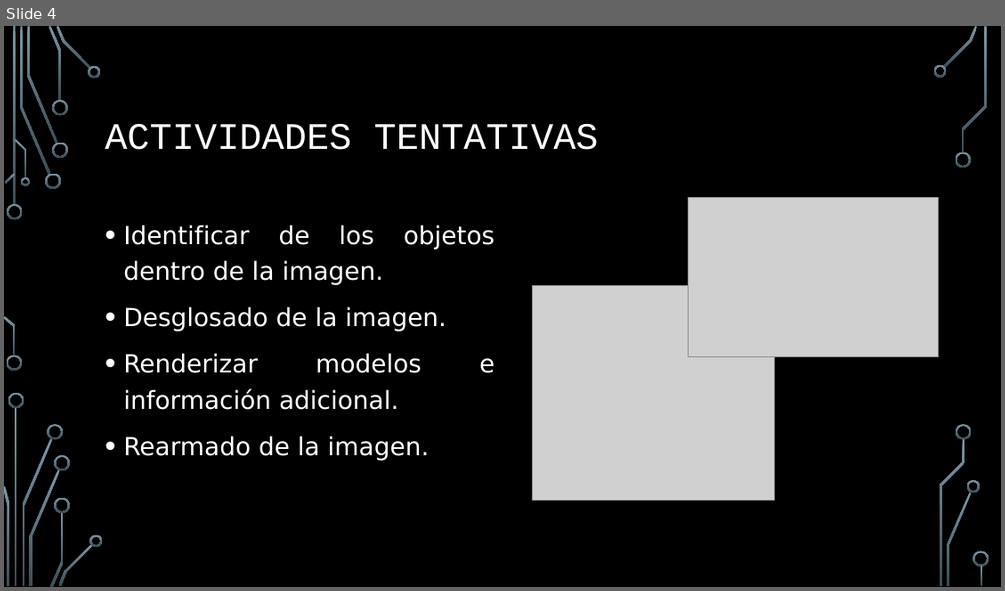
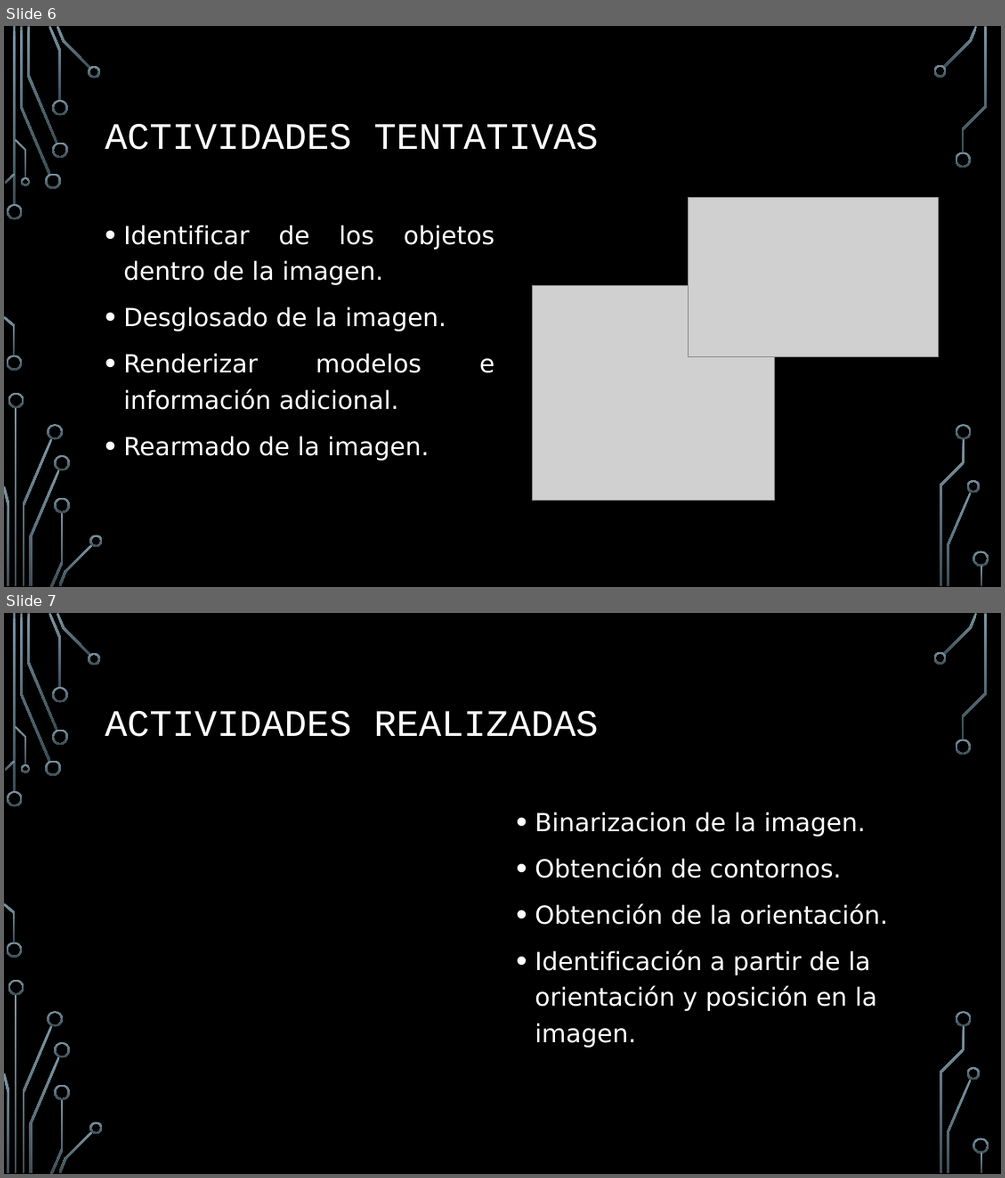
Before and after one commit to Guayo93/Universidad, a slide deck: Vision/proyecto/Proyecto.pptx. Shown one above the other, each under a label of ours: slide 4 before the commit, slides 6 and 7 after it. The pictures are 1005x591 and 1005x1178 pixels, drawn with LibreOffice and Linux fonts; fonts in the diff are those of the drawing; grey boxes stand for pictures; background and template pictures are left out. Boxes give left, top, right and bottom in pixels: in the first picture for what was removed or moved away, otherwise in the second. Text is boxed around its words. In the diff, an @@ line names an element or a change of style, - is before the commit and + after.

```diff
--- a/Vision/proyecto/Proyecto.pptx
+++ b/Vision/proyecto/Proyecto.pptx
@@ slide 7 added at (4,613,1001,1174), background picture (left out); not listed: 36 template elements that a slide beside it also shows @@
@@ title added at (105,711,599,737), 36 pt, text #FFFFFF @@
+ACTIVIDADES REALIZADAS
@@ text added at (534,811,888,1047), 24 pt, text #FFFFFF @@
+• Binarizacion de la imagen.
+• Obtención de contornos.
+• Obtención de la orientación.
+• Identificación a partir de la orientación y posición en la imagen.
@@ what was slide 4 is now slide 6 @@
```
Also in this commit, not shown: 6 other slides added, 1 slide removed, 4 other files.
